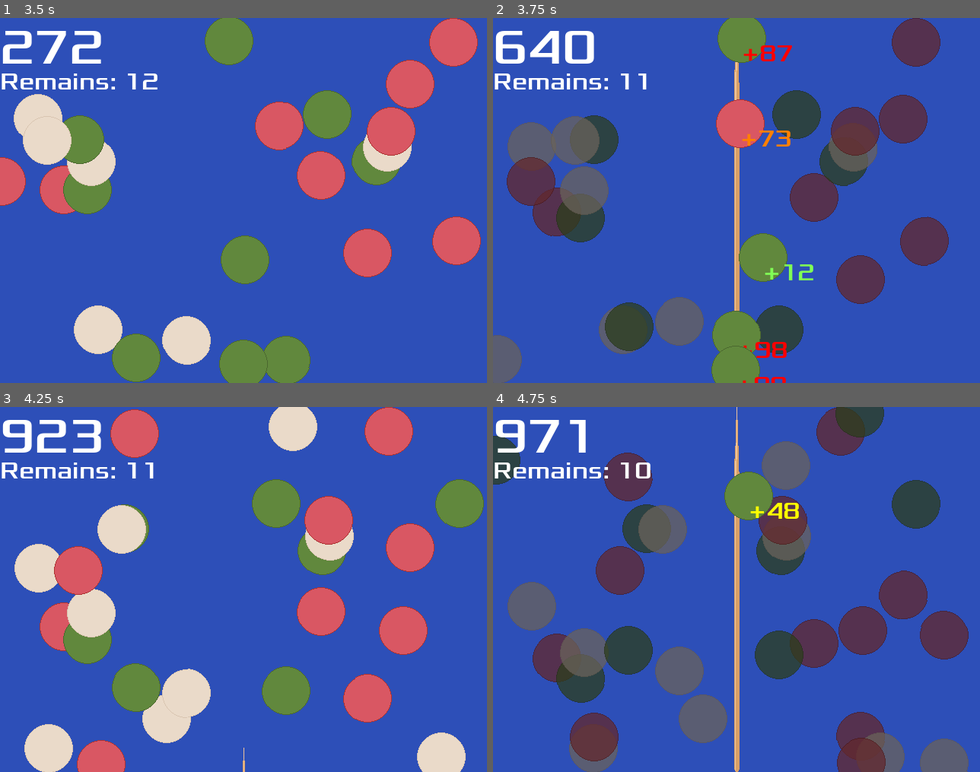
Above: before the commit, frames 1-4 (two rows, left to right).
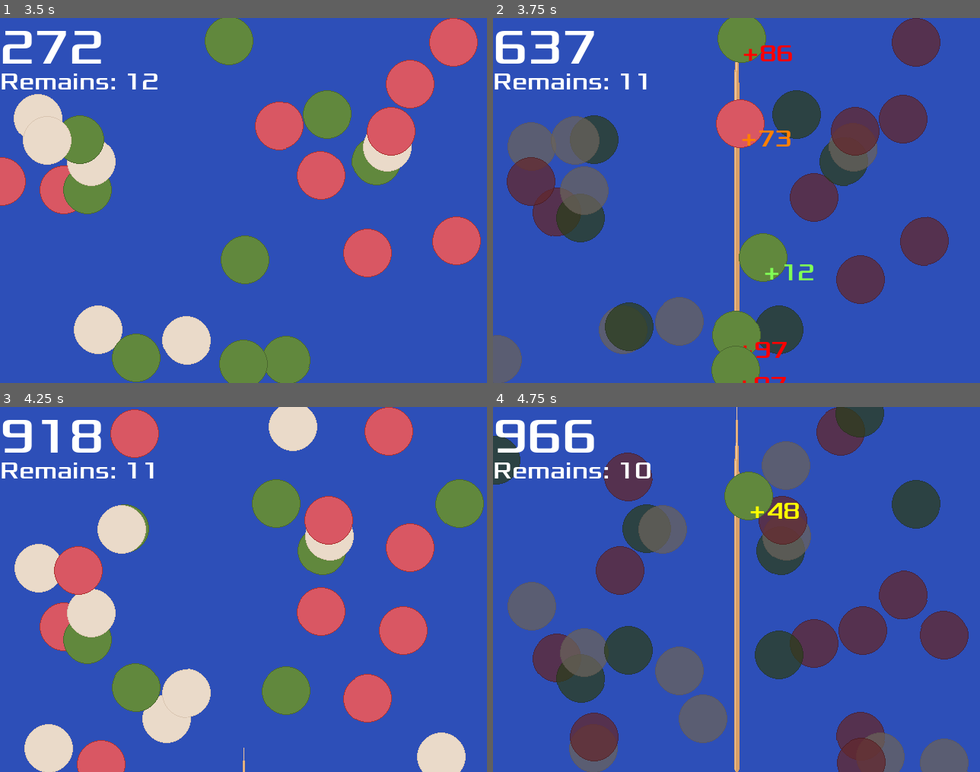
Above: after the commit, the same moments.

Repository: zundouz/ldjam54_odango
Game: Godot game, scene res://main.tscn
The game is run twice, just before and just after one commit, with the same random seed, the same clock (stepped at 60 frames per second) and the same inputs.
Inputs (mouse positions are in pixels of both pictures, inside the frame that each line leads up to):
- Up to frame 1 (3.5 s): tap Space (space) at 0.5, 2.85 s; move the mouse to (350, 182) at 0.52 s; hold Up (move_up) 0.53-1.28 s; tap Enter (enter) at 0.6, 1.35, 2.3, 3.05 s; move the mouse to (146, 218) at 1.27 s; move the mouse to (292, 120) at 2.02 s; hold Up (move_up) from 2.03 s (still down); click (292, 120) at 2.1 s; move the mouse to (219, 273) at 2.77 s
- Up to frame 2 (3.75 s): move the mouse to (882, 255) at 3.52 s; release Up (move_up) at 3.53 s; tap W (w_key) at 3.6 s
- Up to frame 3 (4.25 s): tap Enter (enter) at 3.8 s
- Up to frame 4 (4.75 s): move the mouse to (590, 534) at 4.27 s; tap Enter (enter) at 4.35 s

Frame 1 is identical in both runs. In frame 2, 0.8% of the frame differs, in the area x 7-62%, y 3-100%; in frame 3, 0.4%; in frame 4, 0.7%.

Commit message:
chore: 中央ボーナスは最高得点100にする

Diff:
--- a/odango.gd
+++ b/odango.gd
@@ -43,8 +43,6 @@
 			and global_position.x > Center_X_Pos - shot_hit_judge_val
 			and $SeSwing.playing != true):
 			var center_bonus : int = shot_hit_judge_val - abs(global_position.x - Center_X_Pos)
-			print(center_bonus)
-			print("score: " + str(center_bonus))
 			# シングルトンのような運用で、複数の団子がヒットしてしまっても効果音は1回しかならないようにする
 			if MyGlobal.is_swing_se_playing_on_odango == false:
 				MyGlobal.is_swing_se_playing_on_odango = true
@@ -57,7 +55,7 @@
 #			position.y = position.y - 20.0
 #			# TODO: いい感じの方法探す、transformだとむずい
 			is_integrate_force = true
-			var added_score : int = center_bonus * 2.78 + 1 # 慈悲の1点
+			var added_score : int = center_bonus * 2.77 + 1 # 慈悲の1点
 			if MyGlobal.remained_skewer != MyGlobal.remained_skewer_init_val - 1:
 				# スコア加算
 				MyGlobal.score += added_score # 慈悲の1点
